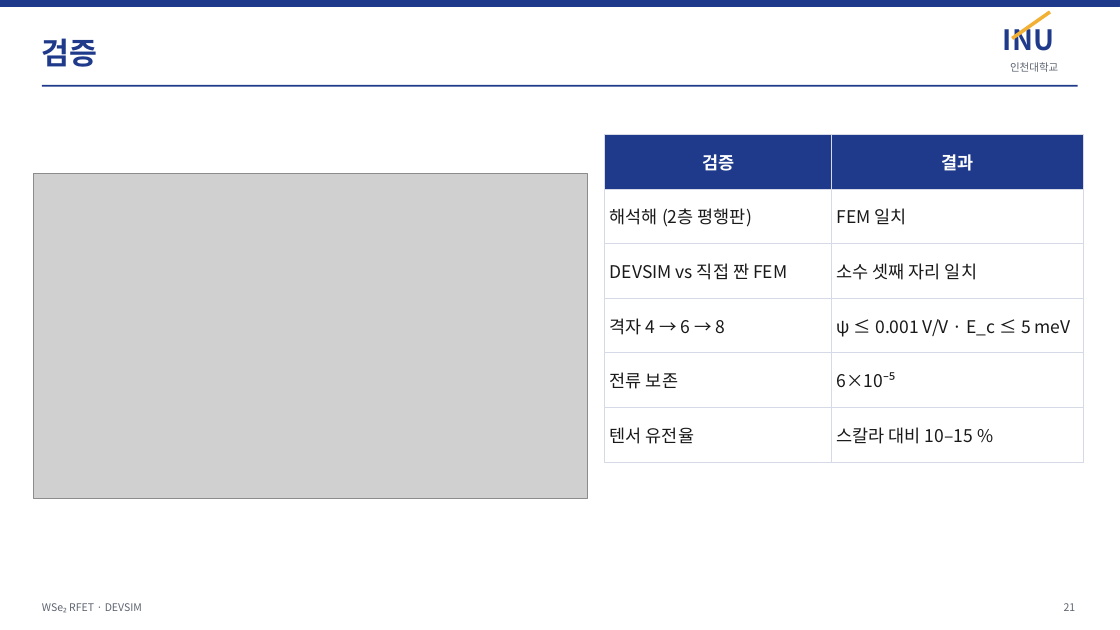
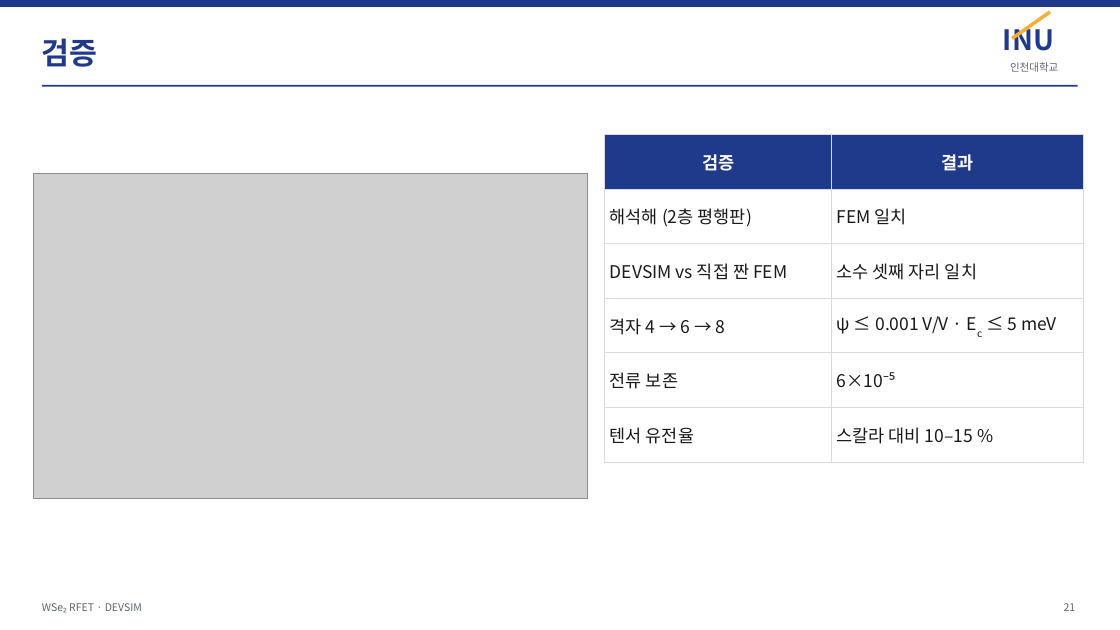
Before and after one commit to jiseonyang-9070/rfet, a slide deck: slide 21 of slides/RFET_progress_INU.pptx. Drawn at 1120x630 pixels with LibreOffice and Linux fonts; fonts in the diff are those of the drawing; grey boxes stand for pictures. Boxes give left, top, right and bottom in pixels: in the first picture for what was removed or moved away, otherwise in the second. Text is boxed around its words. In the diff, an @@ line names an element or a change of style, - is before the commit and + after.

```diff
--- a/slides/RFET_progress_INU.pptx
+++ b/slides/RFET_progress_INU.pptx
@@ table at (x1=605, y1=134, x2=1084, y2=448) @@
-row 4, column 2: ψ ≤ 0.001 V/V · E_c ≤ 5 meV
+row 4, column 2: ψ ≤ 0.001 V/V · Ec ≤ 5 meV
```
Also in this commit, not shown: 8 other slides changed, 1 other file.
